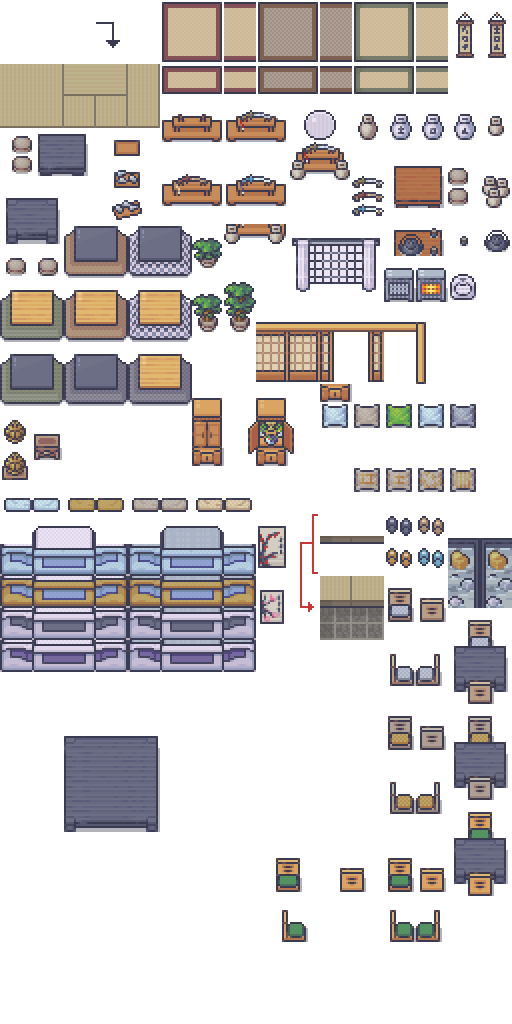
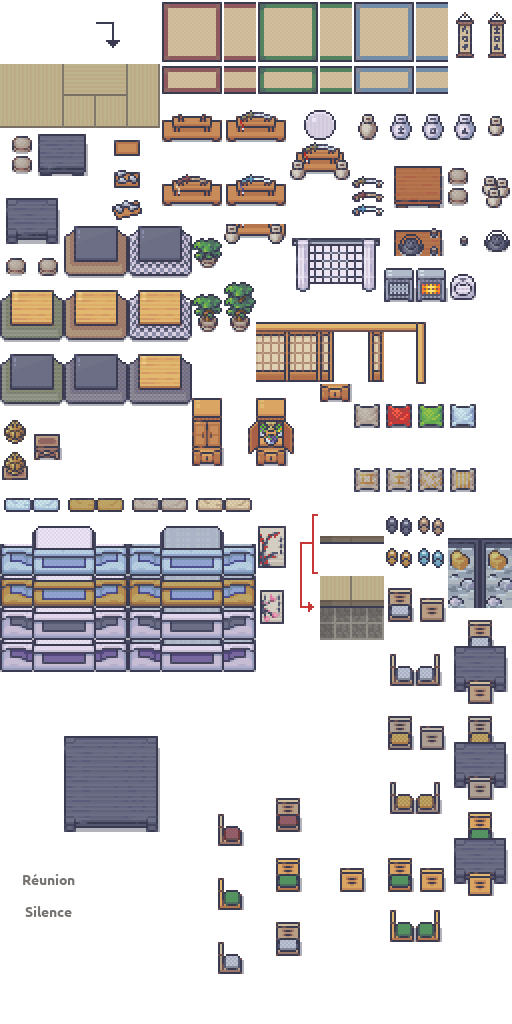
Revision of a layered w=512, h=1024 image; what changed, layer by layer:
added layer "Réunion" above "Silence" over <box>23,874,75,885</box>
added layer "Silence" above "LimeZu_MI_Japanese_Interiors.png" over <box>25,906,72,917</box>
painted on "LimeZu_MI_Japanese_Interiors.png" over <box>164,4,474,974</box>
